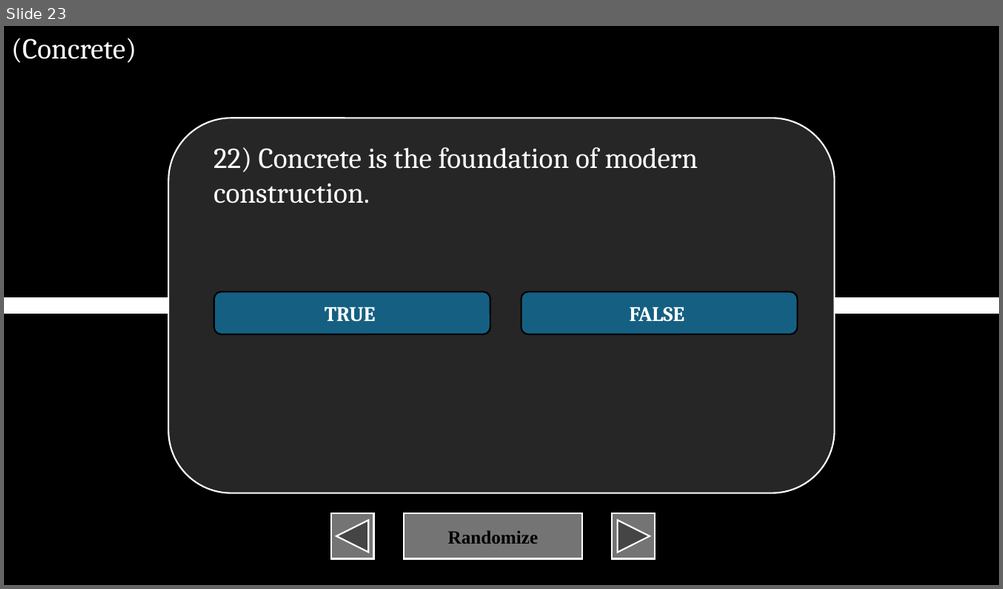
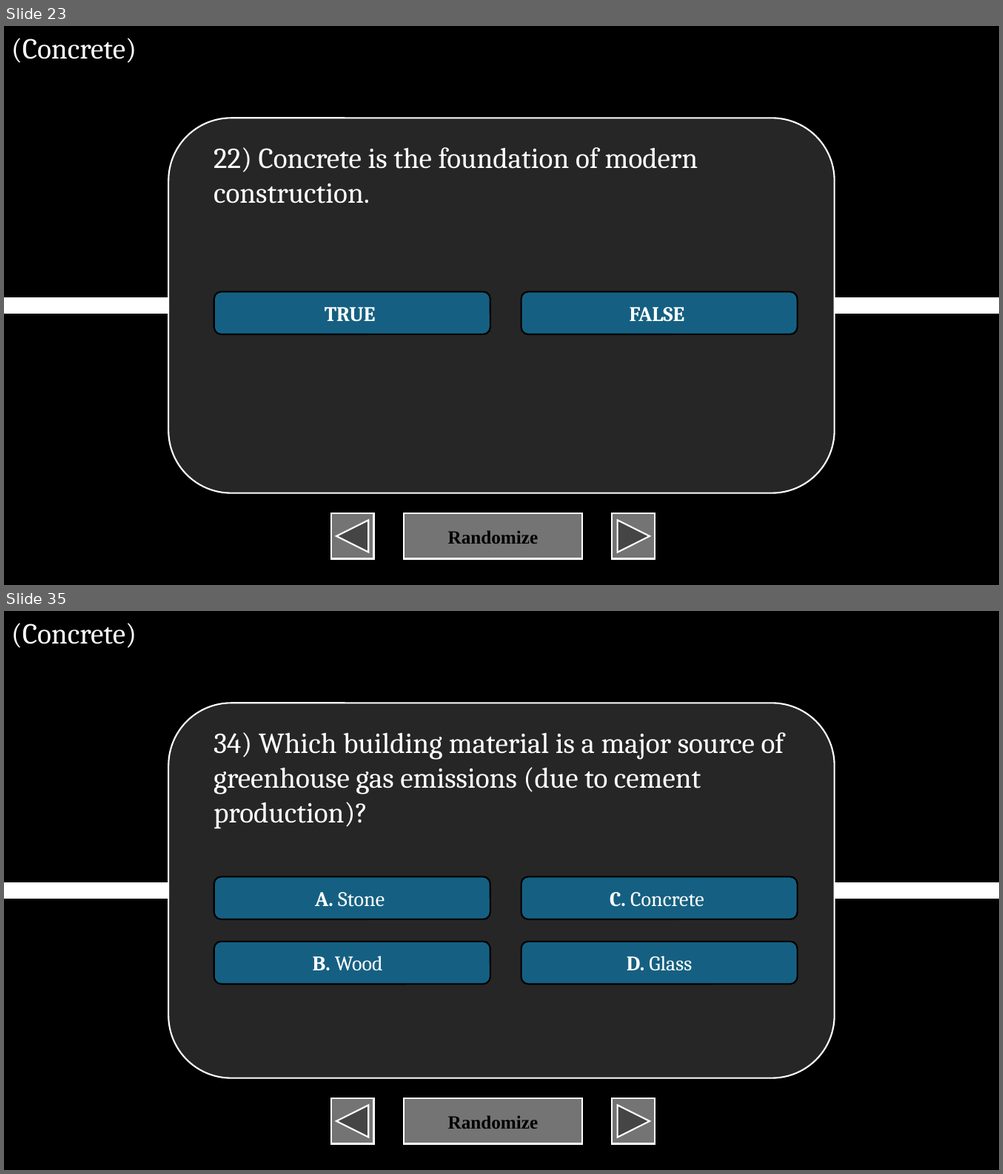
Before and after one commit to XIvanSolomonX/Archi-Reviewer, a slide deck: BU.pptm. Shown one above the other, each under a label of ours: slide 23 before the commit, slides 23 and 35 after it; the slides between them are not shown. The pictures are 1003x589 and 1003x1174 pixels, drawn with LibreOffice and Linux fonts; fonts in the diff are those of the drawing. Boxes give left, top, right and bottom in pixels: in the first picture for what was removed or moved away, otherwise in the second. Text is boxed around its words. In the diff, an @@ line names an element or a change of style, - is before the commit and + after.

Commit message:
Fixed duplicate processed file, concrete and copper done

```diff
--- a/BU.pptm
+++ b/BU.pptm
@@ slide 35 added at (4, 611, 999, 1170), background #000000 @@
@@ text added at (11, 623, 136, 648), 28 pt, text #FFFFFF @@
+(Concrete)
@@ rounded rectangle added at (168, 703, 834, 1078), fill #262626, outline #FFFFFF 1.5 pt @@
@@ text added at (213, 732, 784, 829), 28 pt, text #FFFFFF @@
+34) Which building material is a major source of greenhouse gas emissions (due to cement production)?
@@ rounded rectangle added at (214, 877, 490, 919), fill #156082, outline #000000 1.5 pt, 20 pt, text #FFFFFF @@
+A. Stone
@@ rounded rectangle added at (521, 877, 797, 919), fill #156082, outline #000000 1.5 pt, 20 pt, text #FFFFFF @@
+C. Concrete
@@ line added from (4, 891) to (999, 891), #FFFFFF 16 pt @@
@@ rounded rectangle added at (214, 942, 490, 984), fill #156082, outline #000000 1.5 pt, 20 pt, text #FFFFFF @@
+B. Wood
@@ rounded rectangle added at (521, 942, 797, 984), fill #156082, outline #000000 1.5 pt, 20 pt, text #FFFFFF @@
+D. Glass
@@ action button back previous added at (331, 1099, 373, 1145), fill #747474, outline #FFFFFF 1.5 pt @@
@@ action button blank added at (404, 1099, 582, 1145), fill #747474, outline #FFFFFF 1.5 pt, 18 pt, text #000000, bold @@
+Randomize
@@ action button forward next added at (612, 1099, 654, 1145), fill #747474, outline #FFFFFF 1.5 pt @@
```
Also in this commit, not shown: 1 slide changed, 119 other slides added, 4 other files.
